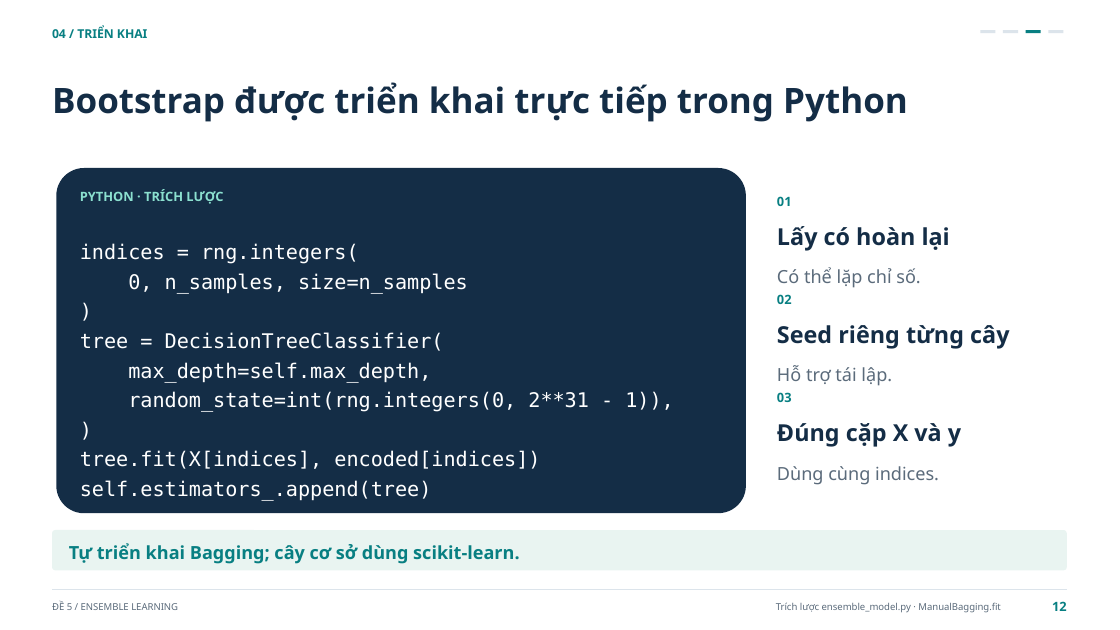
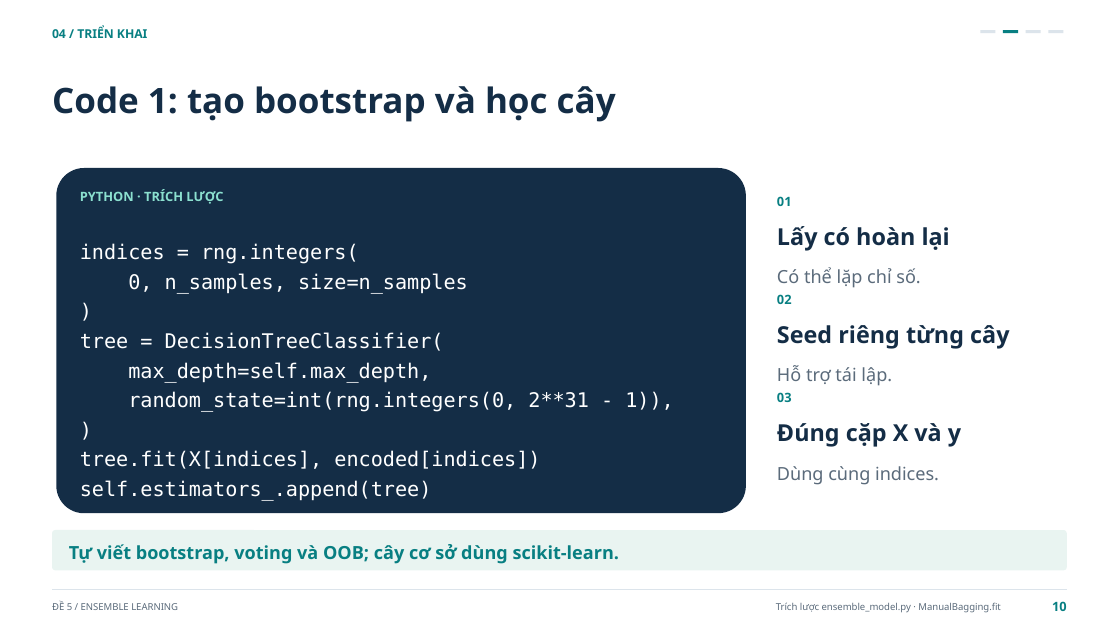
Before and after one commit to Huyngaongow/hocmaygk, a slide deck: slide 10 of De_5_Ensemble_Learning.pptx (slide 12 before the commit). Drawn at 1120x630 pixels with LibreOffice and Linux fonts; fonts in the diff are those of the drawing. Boxes give left, top, right and bottom in pixels: in the first picture for what was removed or moved away, otherwise in the second. Text is boxed around its words. In the diff, an @@ line names an element or a change of style, - is before the commit and + after.

```diff
--- a/De_5_Ensemble_Learning.pptx
+++ b/De_5_Ensemble_Learning.pptx
@@ rectangle at bbox=[1003, 30, 1018, 34]: fill #DCE4EB to #087F82 @@
@@ rectangle at bbox=[1026, 30, 1041, 34]: fill #087F82 to #DCE4EB @@
@@ text at bbox=[52, 86, 616, 122]: text changed @@
-Bootstrap được triển khai trực tiếp trong Python
+Code 1: tạo bootstrap và học cây
@@ text at bbox=[69, 544, 620, 564]: text changed @@
-Tự triển khai Bagging; cây cơ sở dùng scikit-learn.
+Tự viết bootstrap, voting và OOB; cây cơ sở dùng scikit-learn.
@@ text at bbox=[1052, 601, 1067, 611]: text changed @@
-12
+10
```
Also in this commit, not shown: 21 other slides changed, 3 slides removed, 7 other files.
